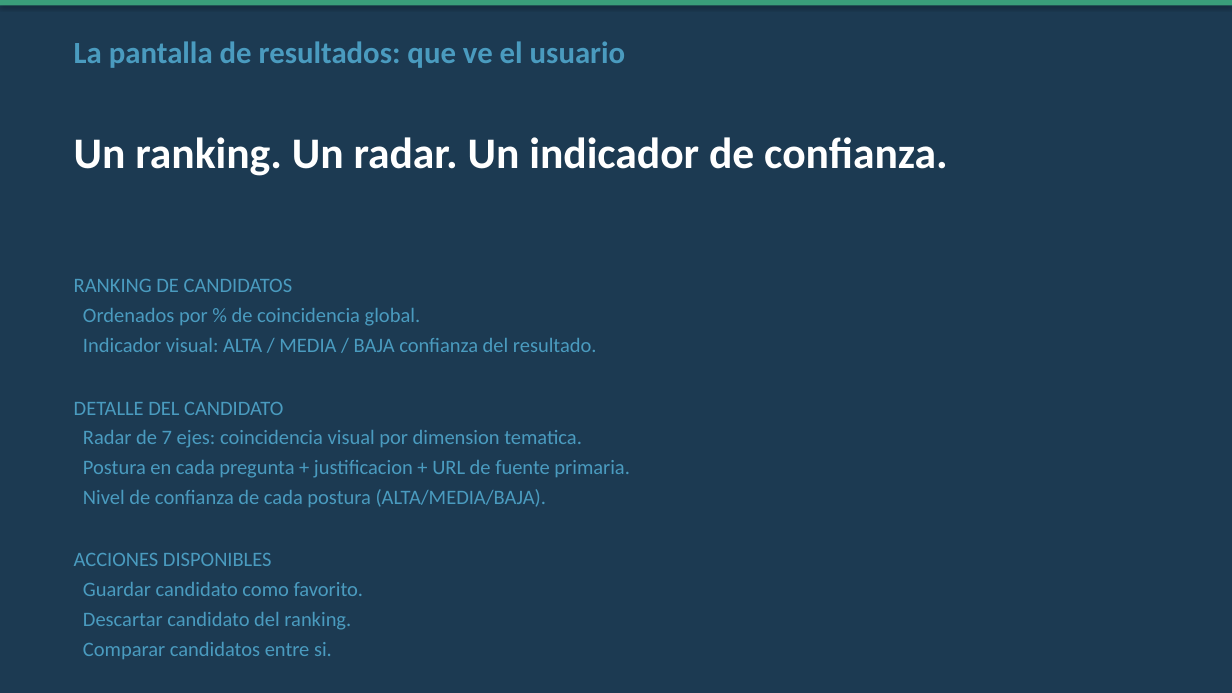
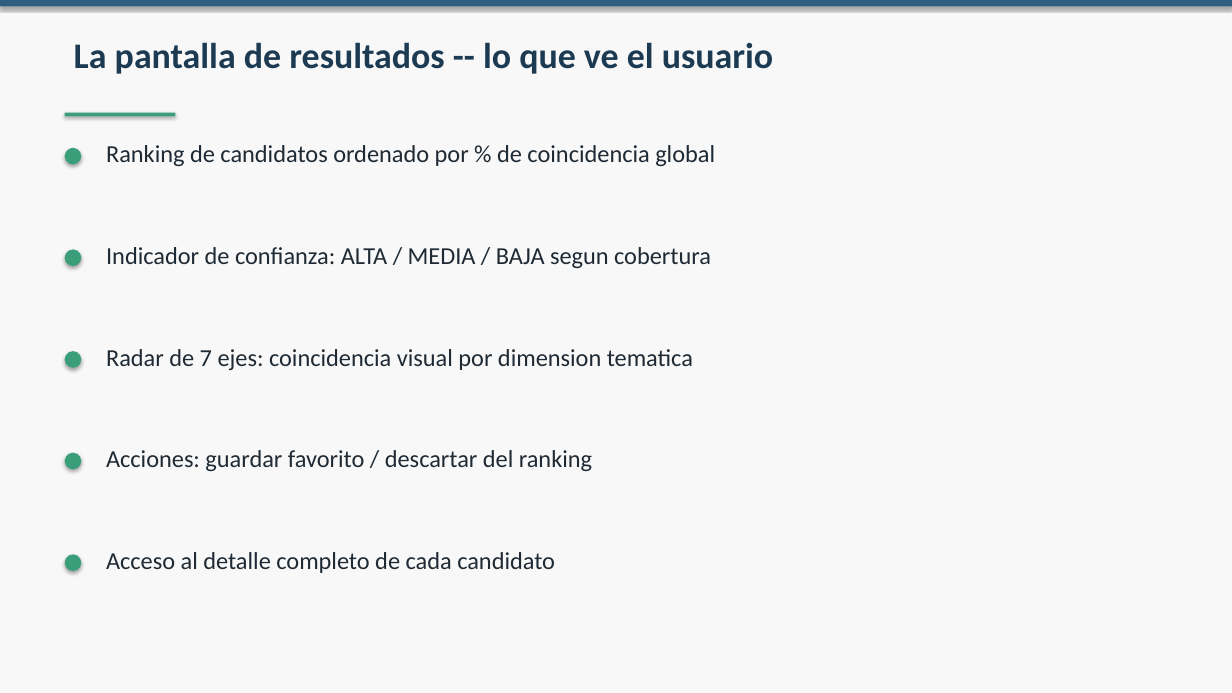
Before and after one commit to whatebria/tinder-decisivo, a slide deck: slide 12 of presentaciones/03_Solucion_Diseno_y_Producto.pptx (slide 11 before the commit). Drawn at 1232x693 pixels with LibreOffice and Linux fonts; fonts in the diff are those of the drawing. Boxes give left, top, right and bottom in pixels: in the first picture for what was removed or moved away, otherwise in the second. Text is boxed around its words. In the diff, an @@ line names an element or a change of style, - is before the commit and + after.

Commit message:
fix(presentaciones): v2 visual-first -- sin parrafos en slides, helpers nuevos (timeline, three_cards, flow_steps, tight_bullets, before_after), nombre correcto P4, contenido faltante agregado

```diff
--- a/presentaciones/03_Solucion_Diseno_y_Producto.pptx
+++ b/presentaciones/03_Solucion_Diseno_y_Producto.pptx
@@ background #1C3A52 to #F7F8F7 @@
@@ rectangle at (x1=0, y1=0, x2=1232, y2=6): fill #3A9E7A to #2E5F7E @@
@@ text at (x1=74, y1=42, x2=773, y2=74): text changed; size 24 to 28 pt; text colour #4A9BBF to #1C3A52 @@
-La pantalla de resultados: que ve el usuario
+La pantalla de resultados -- lo que ve el usuario
@@ rectangle added at (x1=65, y1=113, x2=176, y2=116), fill #3A9E7A @@
@@ ellipse added at (x1=65, y1=148, x2=81, y2=165), fill #3A9E7A @@
@@ text at (x1=106, y1=145, x2=715, y2=166): text changed; size 34 to 19 pt; text colour #FFFFFF to #1F2A35; bold off @@
-Un ranking. Un radar. Un indicador de confianza.
+Ranking de candidatos ordenado por % de coincidencia global
@@ ellipse added at (x1=65, y1=250, x2=81, y2=266), fill #3A9E7A @@
@@ text added at (x1=106, y1=247, x2=711, y2=268), 19 pt, text #1F2A35 @@
+Indicador de confianza: ALTA / MEDIA / BAJA segun cobertura
@@ text removed at (x1=74, y1=279, x2=630, y2=659) @@
-RANKING DE CANDIDATOS
-Ordenados por % de coincidencia global.
-Indicador visual: ALTA / MEDIA / BAJA confianza del resultado.
-DETALLE DEL CANDIDATO
-Radar de 7 ejes: coincidencia visual por dimension tematica.
-Postura en cada pregunta + justificacion + URL de fuente primaria.
-Nivel de confianza de cada postura (ALTA/MEDIA/BAJA).
-ACCIONES DISPONIBLES
-Guardar candidato como favorito.
-Descartar candidato del ranking.
-Comparar candidatos entre si.
@@ ellipse added at (x1=65, y1=351, x2=81, y2=368), fill #3A9E7A @@
@@ text added at (x1=106, y1=349, x2=693, y2=370), 19 pt, text #1F2A35 @@
+Radar de 7 ejes: coincidencia visual por dimension tematica
@@ ellipse added at (x1=65, y1=453, x2=81, y2=470), fill #3A9E7A @@
@@ text added at (x1=106, y1=450, x2=592, y2=471), 19 pt, text #1F2A35 @@
+Acciones: guardar favorito / descartar del ranking
@@ ellipse added at (x1=65, y1=555, x2=81, y2=571), fill #3A9E7A @@
@@ text added at (x1=106, y1=552, x2=555, y2=573), 19 pt, text #1F2A35 @@
+Acceso al detalle completo de cada candidato
```
Also in this commit, not shown: 8 other slides changed, 10 slides added, 9 slides removed, 10 other files.
